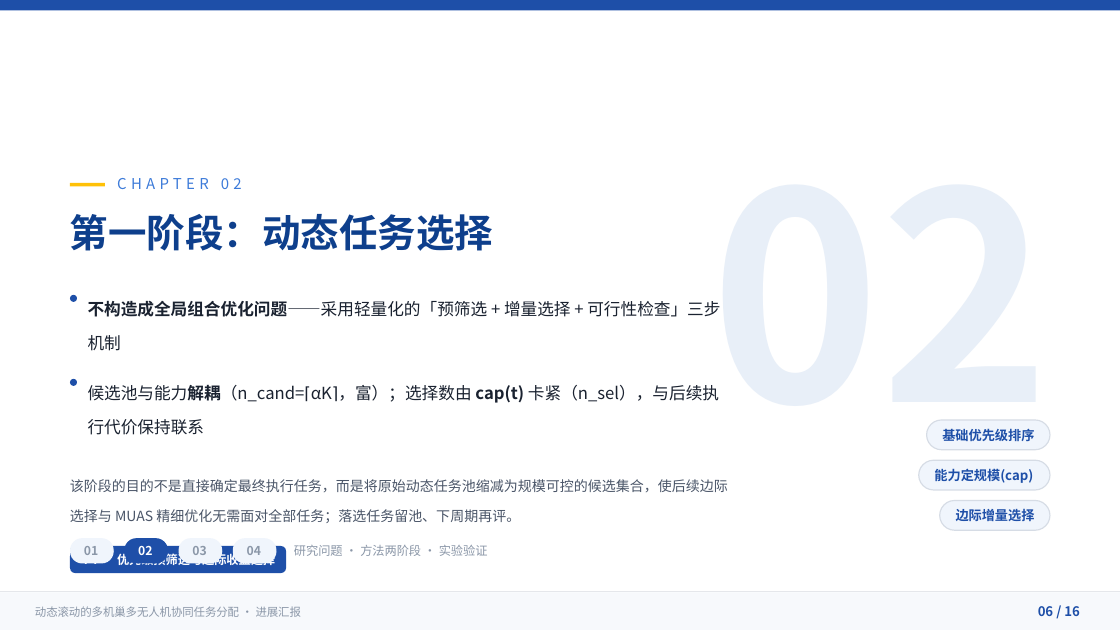
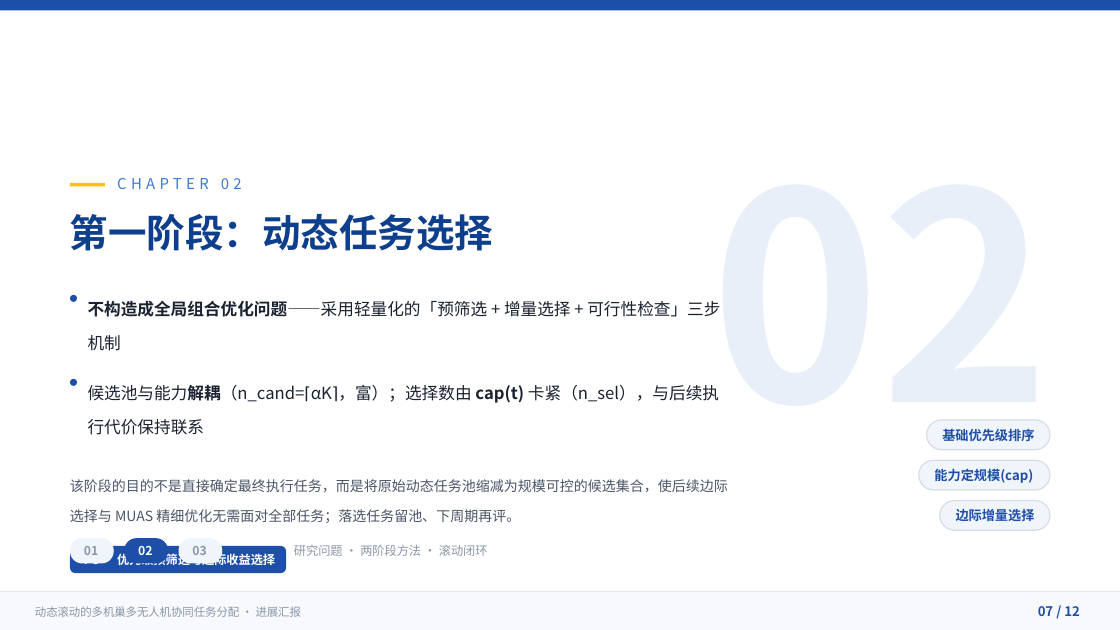
Before and after one commit to 909347194/ExperimentForGraduation, a slide deck: slide 7 of UAV协同任务分配方法-进展汇报/UAV协同任务分配方法-进展汇报.pptx (slide 6 before the commit). Drawn at 1120x630 pixels with LibreOffice and Linux fonts; fonts in the diff are those of the drawing. Boxes give left, top, right and bottom in pixels: in the first picture for what was removed or moved away, otherwise in the second. Text is boxed around its words. In the diff, an @@ line names an element or a change of style, - is before the commit and + after.

Commit message:
docs(ppt): 方法专版重构——移除全部实验内容，新增滚动闭环页
- 删 5 页实验内容（04 章扉页 / exp01 / exp02 / 性能瓶颈 / 证据边界与计划），
  实验图资产 fig_exp*.png 一并清除
- 新增 P6「动态滚动与闭环运行」（任务池演化 / 机队状态更新 / 周期时序 /
  完成反馈闸门 / 滞留防饥饿），补上标题里「动态滚动」的方法空缺
- P4 左图由 exp01 实测图改为「任务池状态演化示意」原生矢量图（灰→橙→绿）
- 全deck 去实验表述：目录改 3 章、扉页导航 01-03、页码 02–11/12 重编、
  封面/结束页/模型页措辞同步（big-M 标注改为兼容口径）
- slides/*.slide 源同步（含重编号 06→12、新增 06.slide）

```diff
--- a/UAV协同任务分配方法-进展汇报/UAV协同任务分配方法-进展汇报.pptx
+++ b/UAV协同任务分配方法-进展汇报/UAV协同任务分配方法-进展汇报.pptx
@@ rounded rectangle removed at <box>233,539,276,564</box> @@
@@ text at <box>84,551,275,568</box>: text changed @@
-P7 · 优先级预筛选与边际收益选择
+P8 · 优先级预筛选与边际收益选择
@@ text removed at <box>247,546,261,555</box> @@
-04
@@ text at <box>294,545,488,556</box>: text changed @@
-研究问题 · 方法两阶段 · 实验验证
+研究问题 · 两阶段方法 · 滚动闭环
@@ text at <box>1038,606,1080,616</box>: text changed @@
-06 / 16
+07 / 12
```
Also in this commit, not shown: 10 other slides changed, 1 slide added, 5 slides removed, 21 other files.
